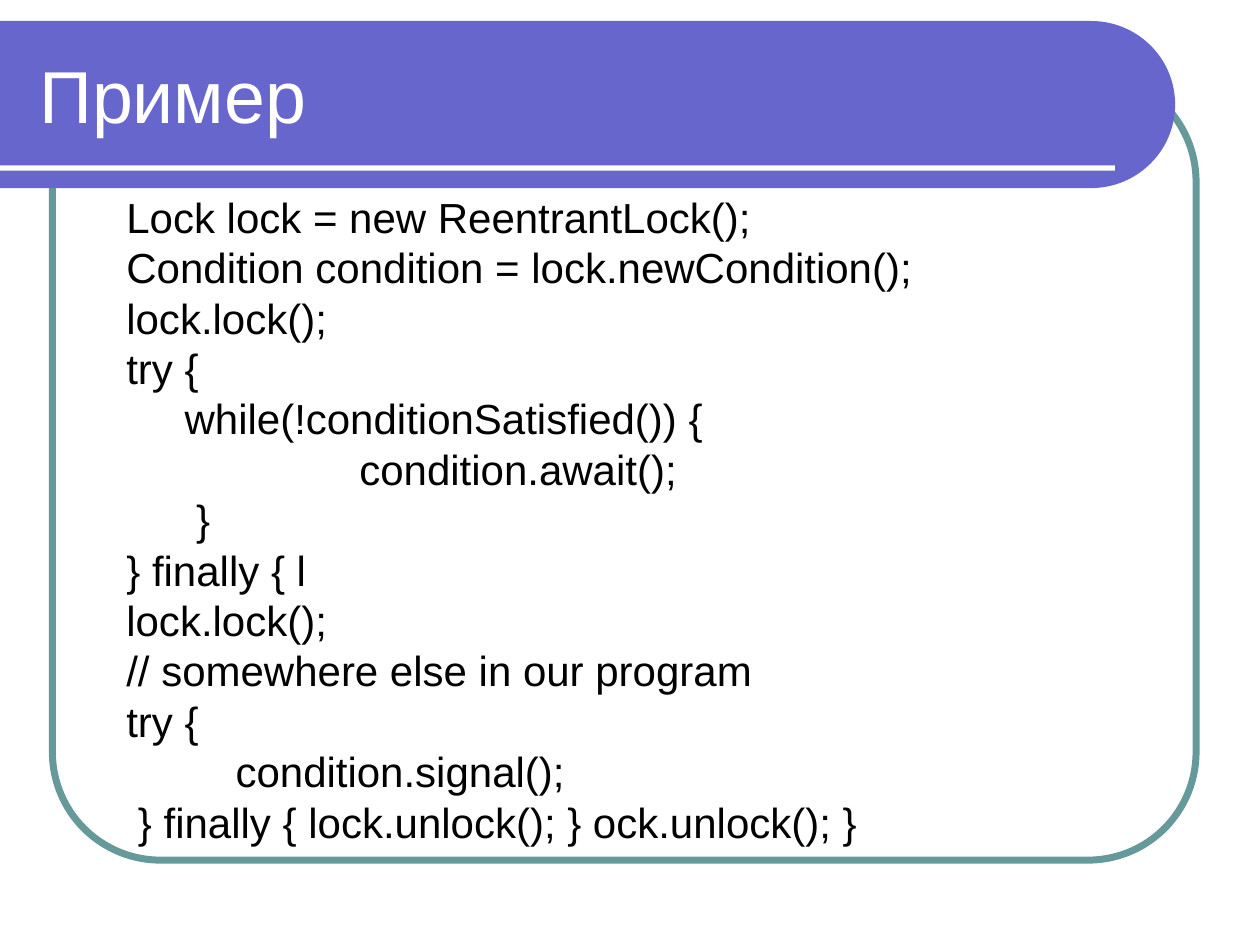
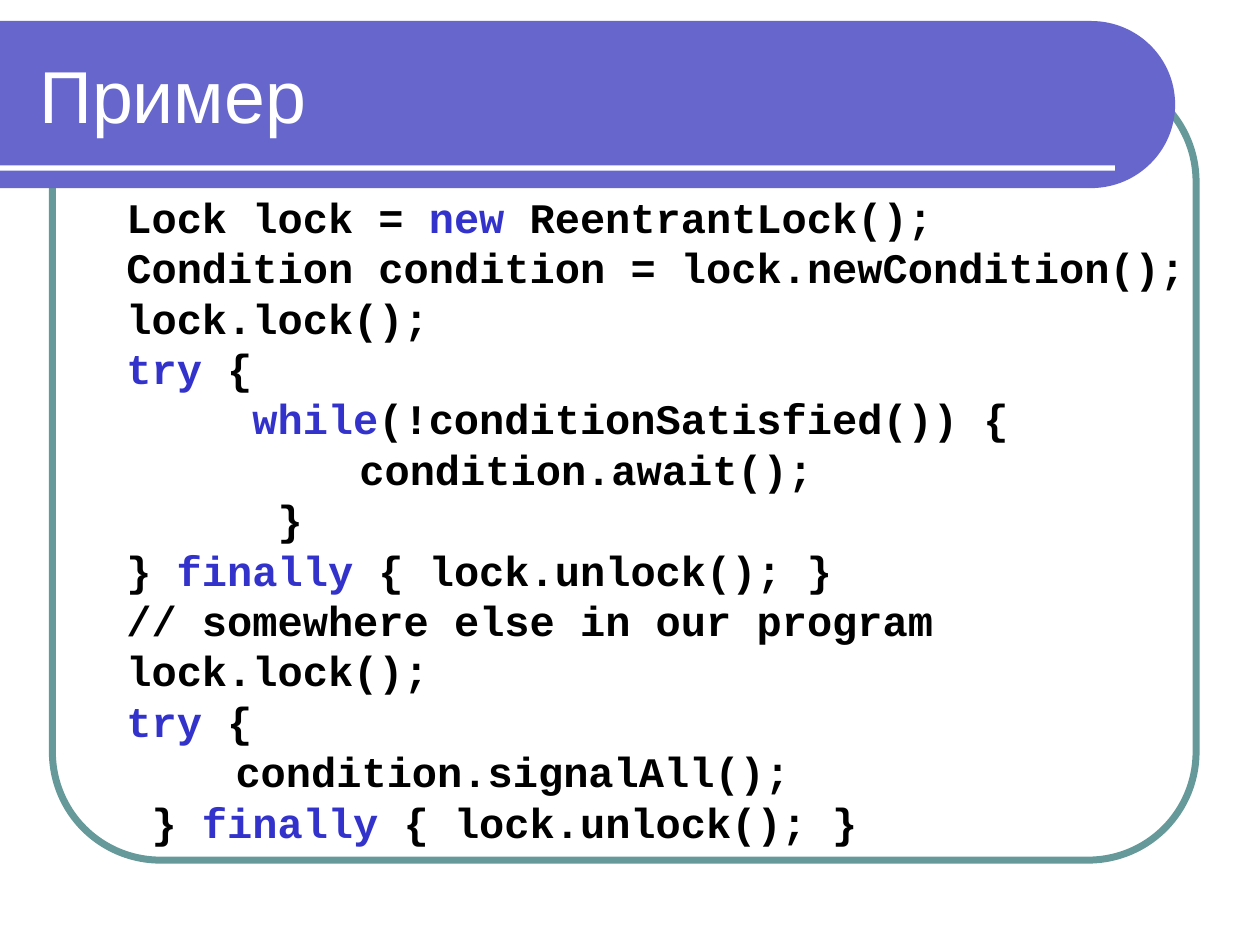
Before and after one commit to maxchv/JavaLessons, a slide deck: slide 96 of Lesson15/Modul 11 Vychislitelnye potoki.pptx (slide 91 before the commit). Drawn at 1260x945 pixels with LibreOffice and Linux fonts; fonts in the diff are those of the drawing. Boxes give left, top, right and bottom in pixels: in the first picture for what was removed or moved away, otherwise in the second. Text is boxed around its words. In the diff, an @@ line names an element or a change of style, - is before the commit and + after.

```diff
--- a/Lesson15/Modul 11 Vychislitelnye potoki.pptx
+++ b/Lesson15/Modul 11 Vychislitelnye potoki.pptx
@@ text at <box>126,202,1185,746</box>: font Arial to Courier New, bold on in "Lock lock = new ReentrantLock();", "Condition condition = lock.newCondition();", "lock.lock();", "try {" and 5 more places; text colour #000000 to #3333CC in "new", "try", "while(!conditionSatisfied())", "try" @@
@@ text at <box>177,555,933,645</box>: text changed; font Arial to Courier New; bold on @@
-} finally { l
+} finally { lock.unlock(); }
+// somewhere else in our program
@@ text at <box>161,655,751,695</box>: paragraph removed @@
-// somewhere else in our program
@@ text at <box>236,757,791,796</box>: text changed; font Arial to Courier New; bold on @@
-condition.signal();
-} finally { lock.unlock(); } ock.unlock(); }
+condition.signalAll();
+} finally { lock.unlock(); }
```
Also in this commit, not shown: 2 other slides changed, 7 slides added, 1 slide removed, 1 other file.
